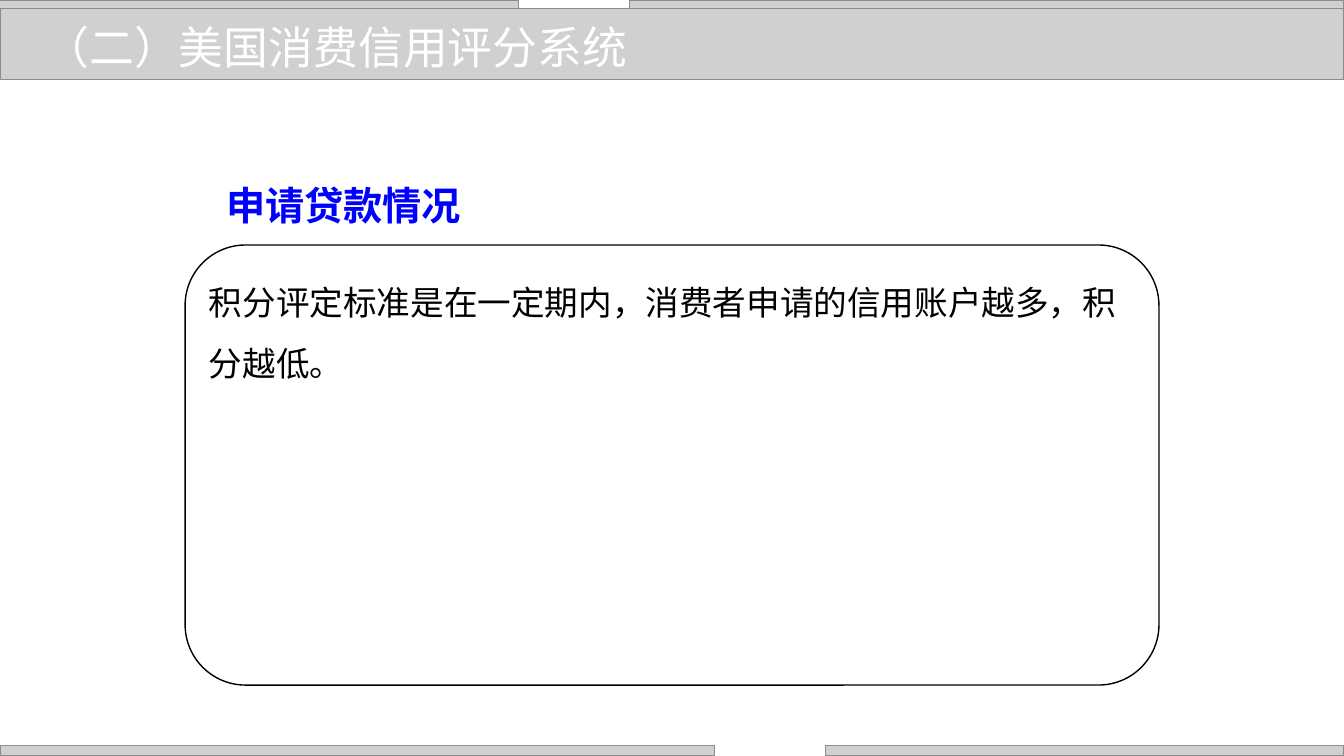
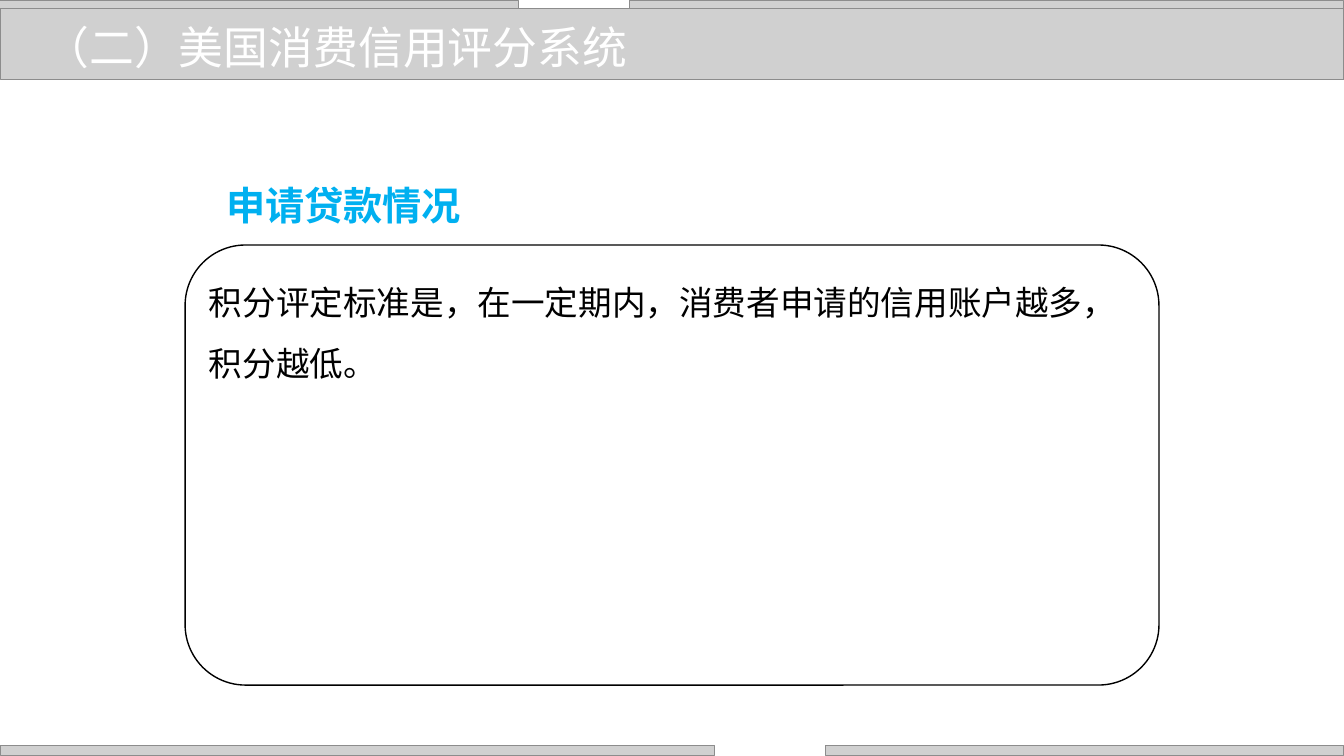
Before and after one commit to zhangjianzhang/internet_credit, a slide deck: slide 20 of files/slides/lecture_16.pptx. Drawn at 1344x756 pixels with LibreOffice and Linux fonts; fonts in the diff are those of the drawing; grey boxes stand for pictures; background and template pictures are left out. Boxes give left, top, right and bottom in pixels: in the first picture for what was removed or moved away, otherwise in the second. Text is boxed around its words. In the diff, an @@ line names an element or a change of style, - is before the commit and + after.

```diff
--- a/files/slides/lecture_16.pptx
+++ b/files/slides/lecture_16.pptx
@@ text "申请贷款情况" at (226,186,461,224): text colour #0000FF to #00B0F0 @@
@@ text at (209,286,1116,379): text changed @@
-积分评定标准是在一定期内，消费者申请的信用账户越多，积分越低。
+积分评定标准是，在一定期内，消费者申请的信用账户越多，积分越低。
```
Also in this commit, not shown: 27 other slides changed, 10 other files.
